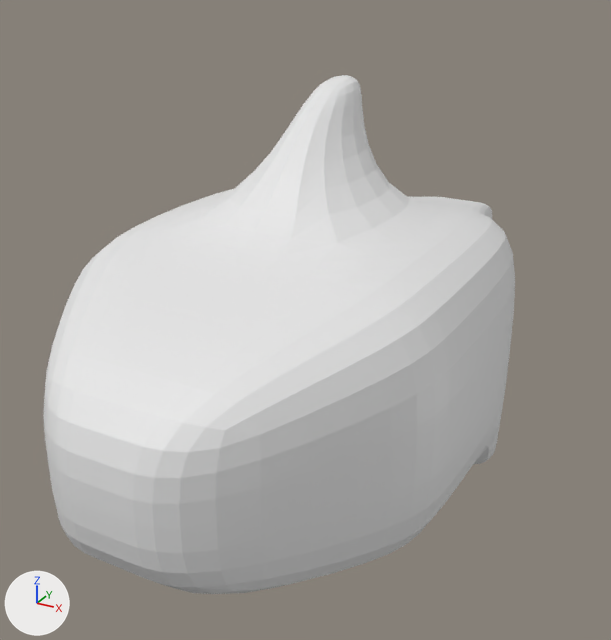
The Blender file blender/parts_body_a7_shark.blend, before and after one commit.
Before and after are seen from a 50 mm lens placed at (20.3, -43.5, 19.5), pointed at (-2.2, -2.8, -0.9). The lights are fixed; the arrows at lower left show +X, +Y and +Z.

The first picture shows '立方体.002'.
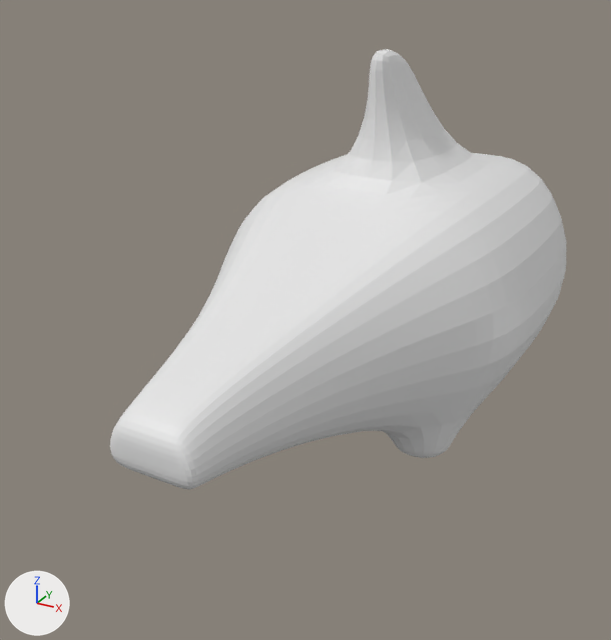
Edits to the bpy script that builds the scene:
```text
Change me_立方体_002:
    where me_立方体_002.from_pydata(...)  # 100 vertices, 98 faces; spans x -1.2..1.21, y -1.33..1.12, z -2.4..3.15
    used by ob_立方体_002; location = (0.0, 0.0, 0.0); scale = (8.39, 18.0, 4.37)
    before: 64 (-0.19, -0.05, 2.57), 65 (0.12, -0.05, 2.57), 68 (-0.19, -0.02, 3.15), 69 (0.12, -0.02, 3.15), 70 (-0.19, -0.21, 3.06)
    before: 71 (0.12, -0.21, 3.06)
    before: 72 (-1.0, 0.17, -2.23), 73 (-1.2, -0.02, -2.4), 74 (-0.6, -0.02, -2.4), 75 (-0.5, 0.17, -2.23)
    before: 76 (1.21, -0.02, -2.4), 77 (1.0, 0.17, -2.23), 78 (0.53, -0.02, -2.4), 79 (0.44, 0.17, -2.23)
    me_立方体_002 part 1: all 24 vertices in x -1.2..1.21, y -1.33..1.12, z -0.29..-0.03 are scaled about their middle by (1.48, 1, 1)
    me_立方体_002 part 2
    add for i in [64, 65, *range(68, 72)]: me_立方体_002.vertices[i].co += Vector((0.0, 0.0, 0.23))
    me_立方体_002 part 3
    add for i in [*range(72, 76)]: me_立方体_002.vertices[i].co += Vector((0.0, 0.0, 0.23))
    me_立方体_002 part 4
    add for i in [*range(76, 80)]: me_立方体_002.vertices[i].co += Vector((0.0, 0.0, 0.29))
Change ob_立方体_002:
    ob_立方体_002.rotation_euler: (0.0, 0.0, 0.0) -> (0.0, 0.0, -3.162)  # degrees (0, 0, 0) -> degrees (0, 0, -181)
    ob_立方体_002.scale: (8.39, 18.0, 4.37) -> (6.17, 18.0, 4.37)
```

Where the change shows, as pixel boxes (x1, y1, x2, y2) in the pictures (611 x 640 px; the box of a moved part takes in the faces that stretch with it):
'立方体.002', reshaped, turned, rescaled
    before: (43, 75, 515, 594)
    after: (110, 49, 566, 490)
part 1 of me_立方体_002, moved or reshaped
    before: (43, 207, 515, 594)
    after: (110, 179, 566, 490)
part 2 of me_立方体_002, moved or reshaped
    before: (200, 75, 410, 243)
    after: (334, 49, 473, 183)
part 3 of me_立方体_002, moved or reshaped (not visible before)
    after: (385, 415, 471, 458)
part 4 of me_立方体_002, moved or reshaped (not visible afterwards)
    before: (474, 430, 499, 464)
